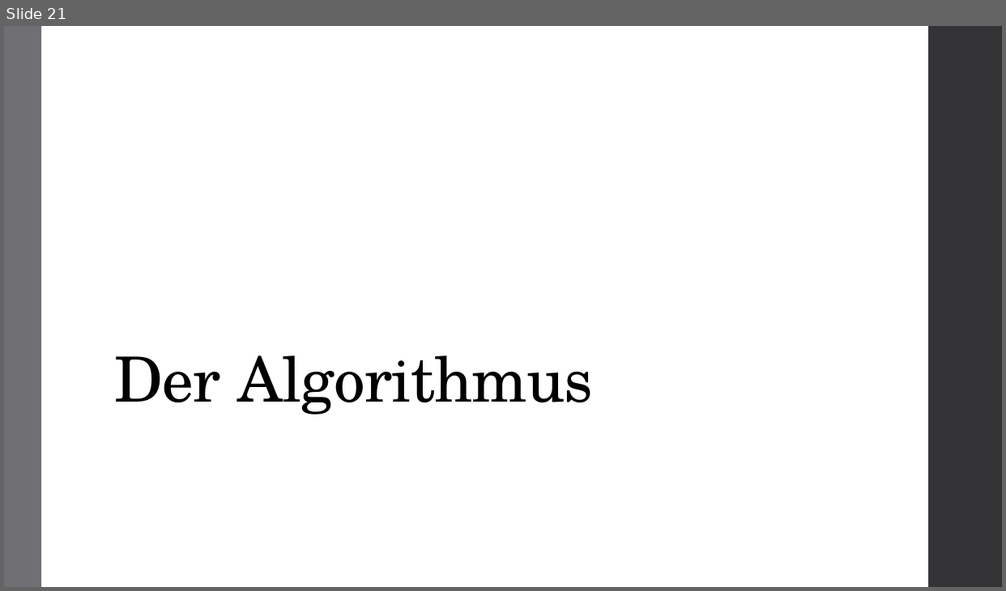
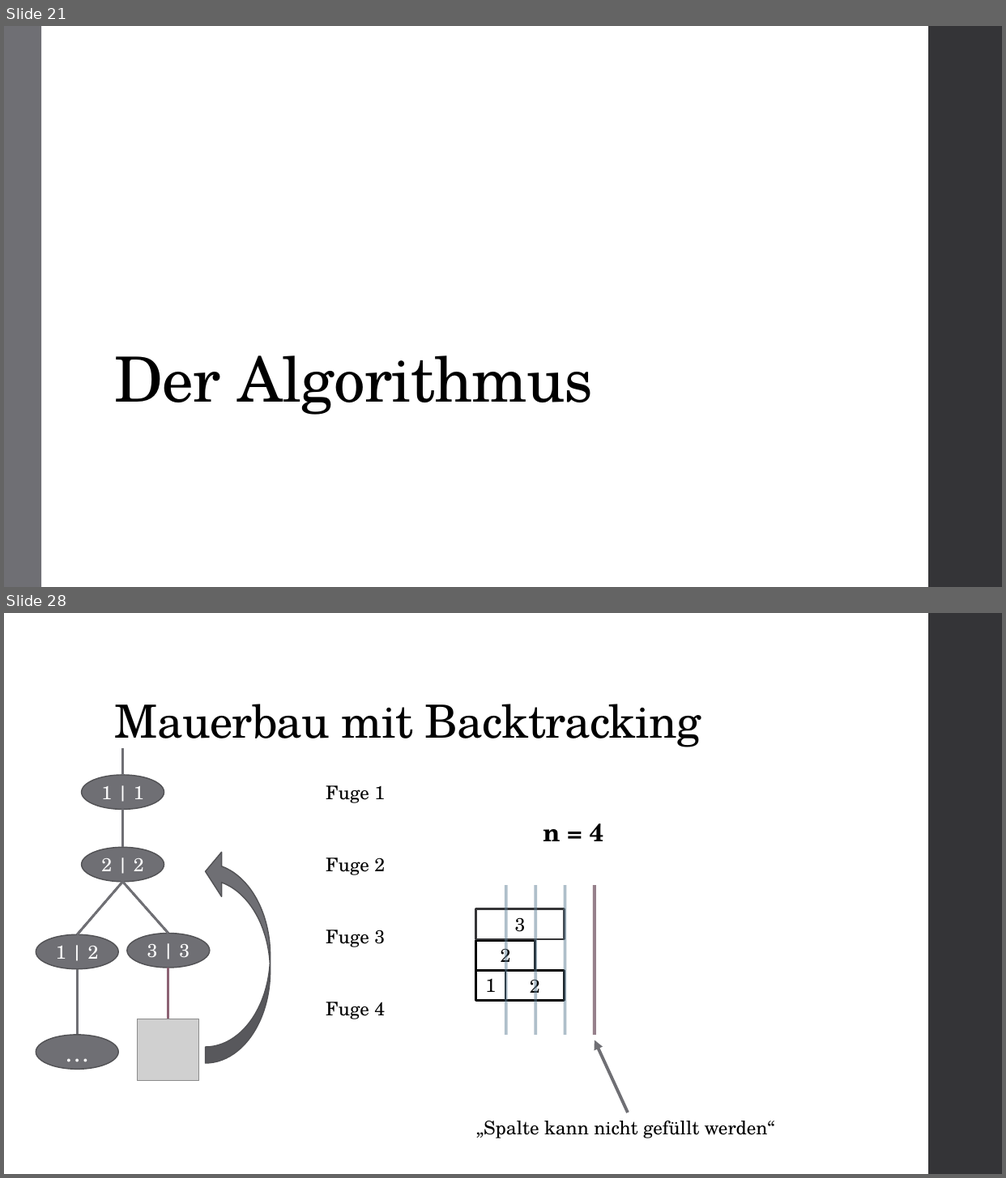
Before and after one commit to atalantus/BwInf36_Runde02, a slide deck: Aufgabe01_Praesentation.pptx. Shown one above the other, each under a label of ours: slide 21 before the commit, slides 21 and 28 after it; the slides between them are not shown. The pictures are 1006x591 and 1006x1178 pixels, drawn with LibreOffice and Linux fonts; fonts in the diff are those of the drawing; grey boxes stand for pictures. Boxes give left, top, right and bottom in pixels: in the first picture for what was removed or moved away, otherwise in the second. Text is boxed around its words. In the diff, an @@ line names an element or a change of style, - is before the commit and + after.

```diff
--- a/Aufgabe01_Praesentation.pptx
+++ b/Aufgabe01_Praesentation.pptx
@@ slide 28 added at (4, 613, 1002, 1174), background #FFFFFF; not listed: 1 template element that a slide beside it also shows @@
@@ title added at (115, 704, 701, 752), 44 pt, text #000000 @@
+Mauerbau mit Backtracking
@@ line added from (123, 775) to (123, 747), #6F6F74 2.25 pt @@
@@ ellipse added at (81, 775, 164, 809), fill #6F6F74, outline #525256 1.1 pt, 18 pt, text #FFFFFF @@
+1 | 1
@@ text added at (326, 786, 385, 803), 18 pt, text #000000 @@
+Fuge 1
@@ line added from (123, 847) to (123, 809), #6F6F74 2.25 pt @@
@@ text added at (543, 824, 604, 841), 24 pt, text #000000, bold @@
+n = 4
@@ ellipse added at (81, 847, 164, 882), fill #6F6F74, outline #525256 1.1 pt, 18 pt, text #FFFFFF @@
+2 | 2
@@ curved up arrow added at (205, 850, 270, 1063), fill #6F6F74, outline #525256 1.1 pt @@
@@ text added at (326, 858, 385, 875), 18 pt, text #000000 @@
+Fuge 2
@@ line added from (78, 935) to (123, 882), #6F6F74 2.25 pt dashed @@
@@ line added from (78, 935) to (123, 882), #6F6F74 2.25 pt @@
@@ line added from (168, 934) to (123, 882), #6F6F74 2.25 pt @@
@@ line added from (168, 934) to (123, 882), #6F6F74 2.25 pt dashed @@
@@ line added from (506, 1035) to (506, 885), #618197 3 pt @@
@@ line added from (535, 1035) to (535, 885), #618197 3 pt @@
@@ line added from (565, 1035) to (565, 885), #618197 3 pt @@
@@ line added from (594, 1035) to (594, 885), #9A0000 3 pt @@
@@ line added from (594, 1035) to (594, 885), #618197 3 pt @@
@@ rectangle added at (476, 909, 565, 939), fill #FFFFFF, outline #353537 2.25 pt, 18 pt, text #000000 @@
+3
@@ ellipse added at (36, 935, 118, 969), fill #6F6F74, outline #525256 1.1 pt, 18 pt, text #FFFFFF @@
+1 | 2
@@ ellipse added at (127, 934, 209, 968), fill #6F6F74, outline #525256 1.1 pt, 18 pt, text #FFFFFF @@
+3 | 3
@@ text added at (326, 930, 385, 948), 18 pt, text #000000 @@
+Fuge 3
@@ rectangle added at (476, 940, 535, 970), fill #FFFFFF, outline #000000 2.25 pt, 18 pt, text #000000 @@
+2
@@ line added from (78, 969) to (78, 1035), #6F6F74 2.25 pt @@
@@ line added from (168, 968) to (168, 1024), #8D6374 2.25 pt @@
@@ rectangle added at (476, 970, 505, 1000), fill #FFFFFF, outline #000000 2.25 pt, 18 pt, text #000000 @@
+1
@@ rectangle added at (505, 971, 565, 1001), fill #FFFFFF, outline #000000 2.25 pt, 18 pt, text #000000 @@
+2
@@ picture added at (138, 1020, 198, 1081) @@
@@ text added at (326, 1002, 385, 1020), 18 pt, text #000000 @@
+Fuge 4
@@ ellipse added at (36, 1035, 118, 1070), fill #6F6F74, outline #525256 1.1 pt, 24 pt, text #FFFFFF @@
+…
@@ arrow added from (628, 1113) to (594, 1041), #6F6F74 3 pt @@
@@ text added at (476, 1121, 775, 1139), 18 pt, text #000000 @@
+„Spalte kann nicht gefüllt werden“
```
Also in this commit, not shown: 2 slides changed, 8 other slides added.
